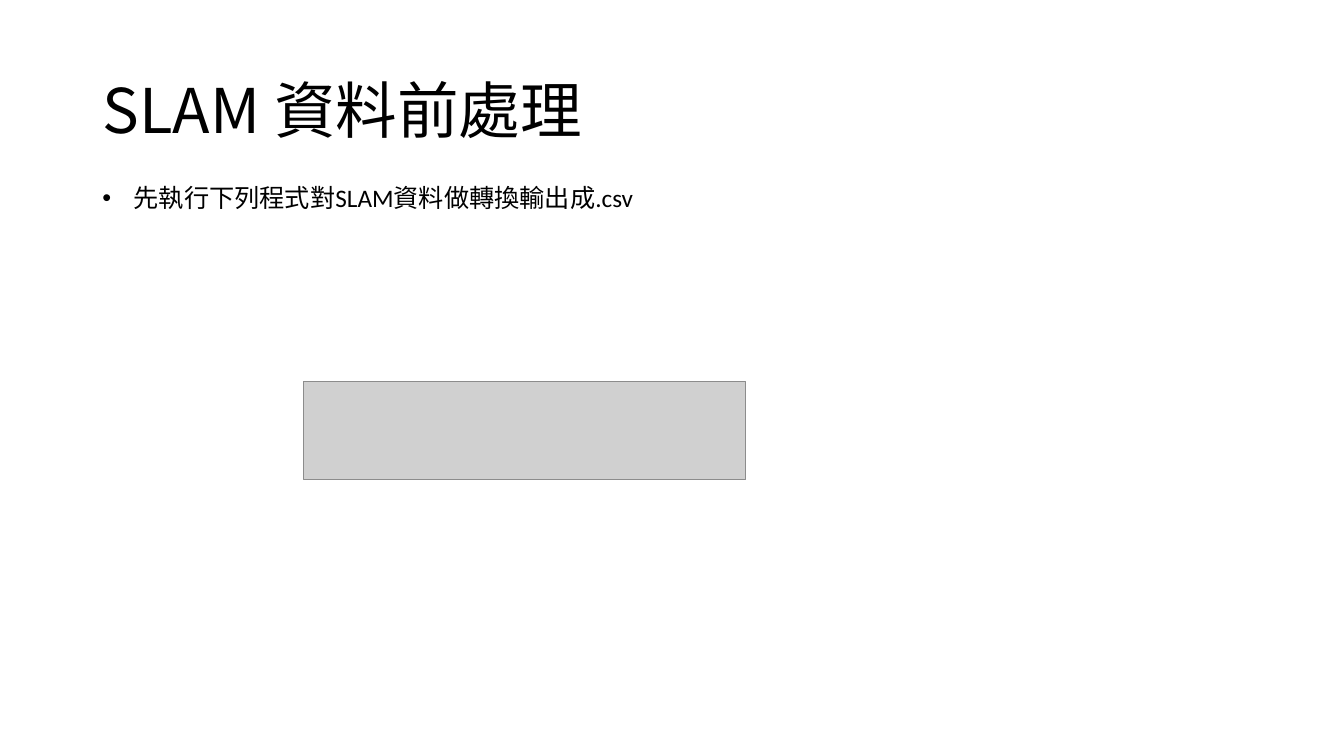
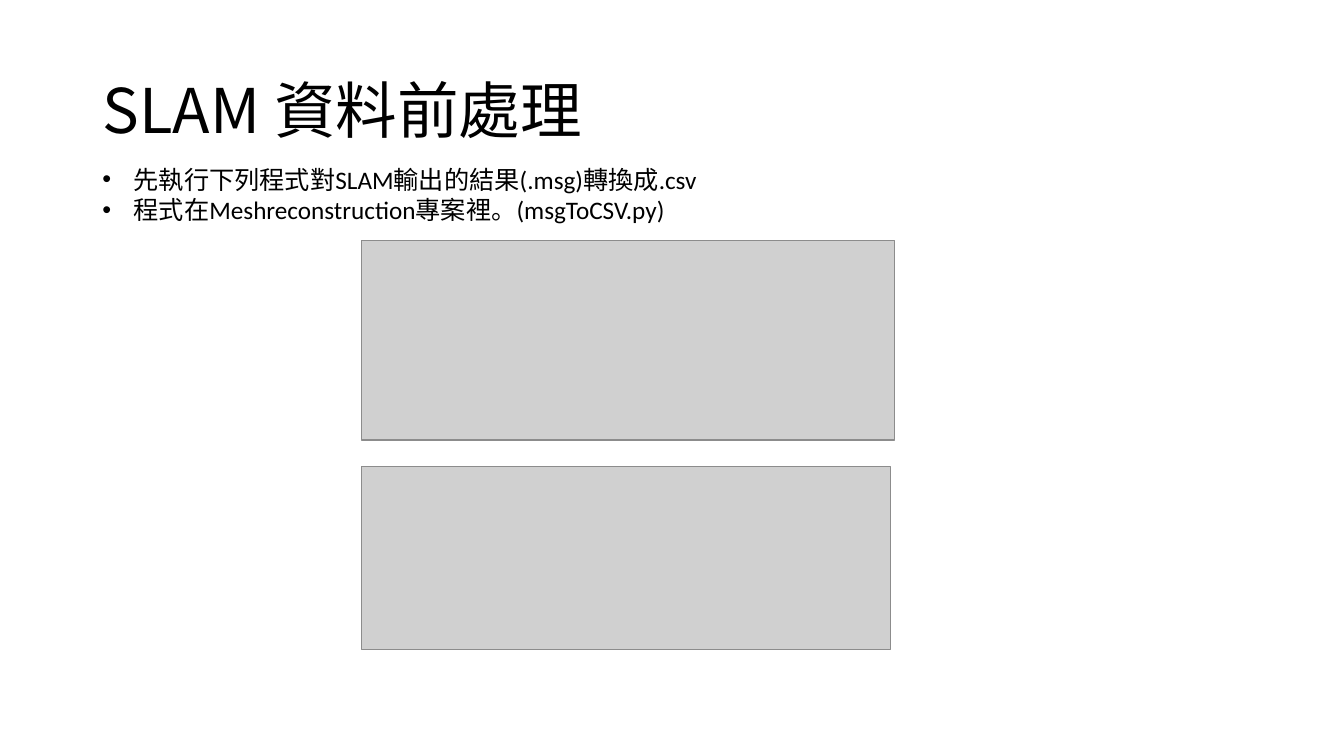
Before and after one commit to dada97/MeshReconstruction_SLAM, a slide deck: slide 21 of 說明文件.pptx (slide 17 before the commit). Drawn at 1344x756 pixels with LibreOffice and Linux fonts; fonts in the diff are those of the drawing; grey boxes stand for pictures; background and template pictures are left out. Boxes give left, top, right and bottom in pixels: in the first picture for what was removed or moved away, otherwise in the second. Text is boxed around its words. In the diff, an @@ line names an element or a change of style, - is before the commit and + after.

```diff
--- a/說明文件.pptx
+++ b/說明文件.pptx
@@ text at bbox=[134, 167, 697, 224]: text changed @@
-• 先執行下列程式對SLAM資料做轉換輸出成.csv
+• 先執行下列程式對SLAM輸出的結果(.msg)轉換成.csv
+• 程式在Meshreconstruction專案裡。(msgToCSV.py)
@@ picture added at bbox=[362, 241, 895, 441] @@
@@ picture removed at bbox=[303, 381, 746, 480] @@
@@ picture added at bbox=[362, 467, 891, 650] @@
```
Also in this commit, not shown: 4 other slides changed, 3 slides added, 3 slides removed, 3 other files.
